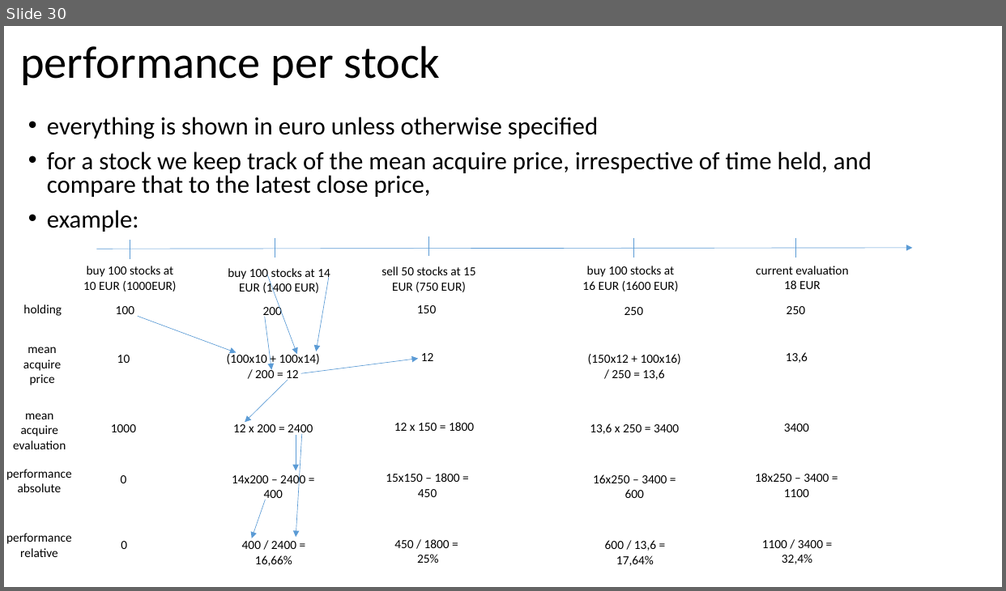
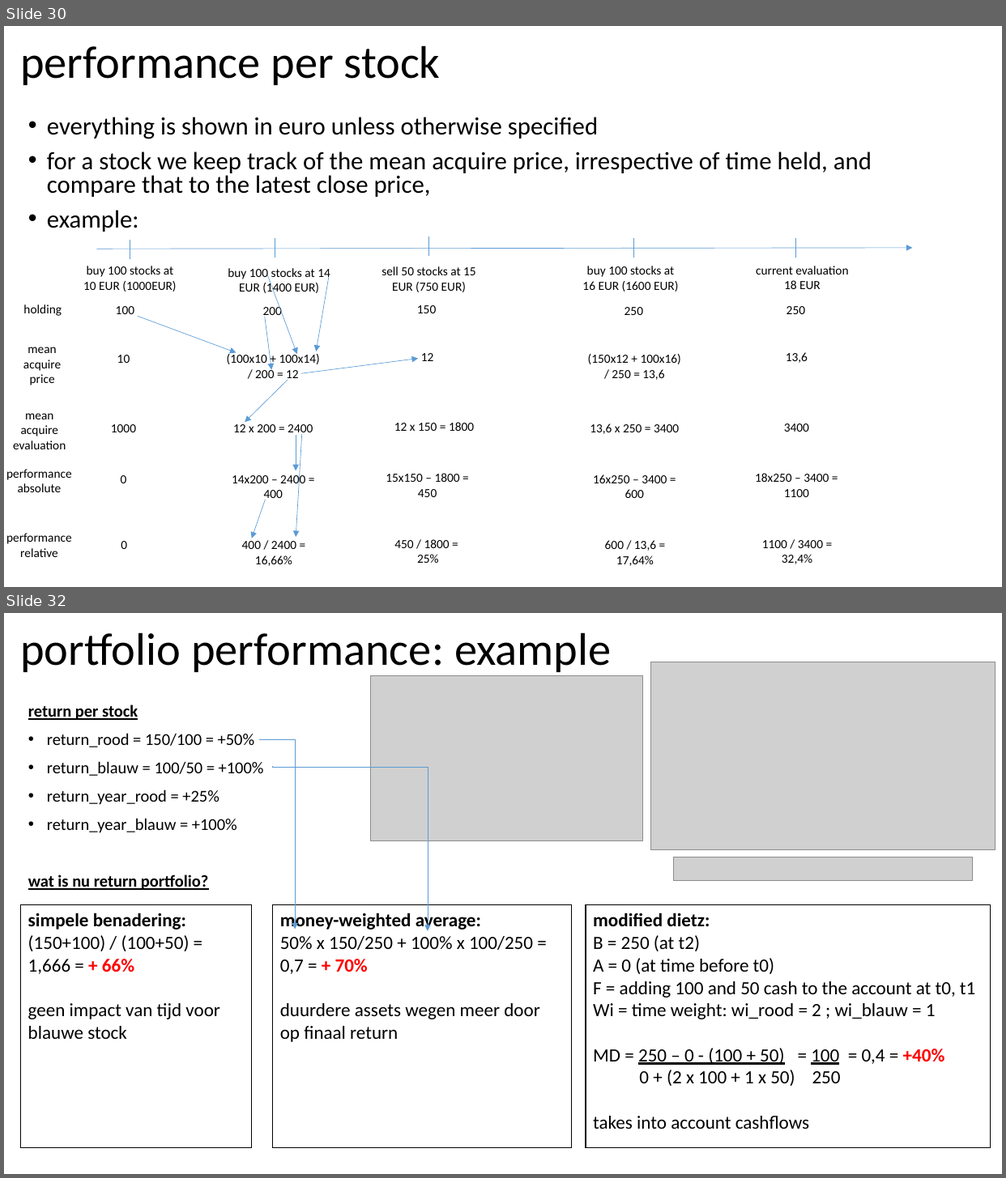
Before and after one commit to jorritvm/stocks_dashboard, a slide deck: doc/stock_dashboard_documentation.pptx. Shown one above the other, each under a label of ours: slide 30 before the commit, slides 30 and 32 after it; the slides between them are not shown. The pictures are 1006x591 and 1006x1178 pixels, drawn with LibreOffice and Linux fonts; fonts in the diff are those of the drawing; grey boxes stand for pictures. Boxes give left, top, right and bottom in pixels: in the first picture for what was removed or moved away, otherwise in the second. Text is boxed around its words. In the diff, an @@ line names an element or a change of style, - is before the commit and + after.

```diff
--- a/doc/stock_dashboard_documentation.pptx
+++ b/doc/stock_dashboard_documentation.pptx
@@ slide 32 added at bbox=[4, 613, 1002, 1174], background #FFFFFF @@
@@ title added at bbox=[20, 632, 611, 676], 44 pt, text #000000 @@
+portfolio performance: example
@@ picture added at bbox=[371, 675, 642, 841] @@
@@ picture added at bbox=[651, 662, 995, 850] @@
@@ text added at bbox=[28, 705, 264, 890], 16 pt, text #000000 @@
+return per stock
+• return_rood = 150/100 = +50%
+• return_blauw = 100/50 = +100%
+• return_year_rood = +25%
+• return_year_blauw = +100%
+wat is nu return portfolio?
@@ elbow arrow added from (259, 740) to (296, 930), #5B9BD5 0.5 pt @@
@@ elbow arrow added from (273, 766) to (428, 931), #5B9BD5 0.5 pt @@
@@ picture added at bbox=[673, 858, 972, 882] @@
@@ rectangle added at bbox=[20, 905, 251, 1148], fill #FFFFFF, outline #000000 1 pt, 18 pt, text #000000 @@
+simpele benadering:
+(150+100) / (100+50) =
+1,666 = + 66%
+geen impact van tijd voor blauwe stock
@@ rectangle added at bbox=[273, 905, 572, 1148], fill #FFFFFF, outline #000000 1 pt, 18 pt, text #000000 @@
+money-weighted average:
+50% x 150/250 + 100% x 100/250 =
+0,7 = + 70%
+duurdere assets wegen meer door op finaal return
@@ rectangle added at bbox=[586, 905, 990, 1148], fill #FFFFFF, outline #000000 1 pt, 18 pt, text #000000 @@
+modified dietz:
+B = 250 (at t2)
+A = 0 (at time before t0)
+F = adding 100 and 50 cash to the account at t0, t1
+Wi = time weight: wi_rood = 2 ; wi_blauw = 1
+MD = 250 – 0 - (100 + 50) = 100 = 0,4 = +40%
+0 + (2 x 100 + 1 x 50) 250
+takes into account cashflows
```
Also in this commit, not shown: 1 other slide added, 1 slide removed.
